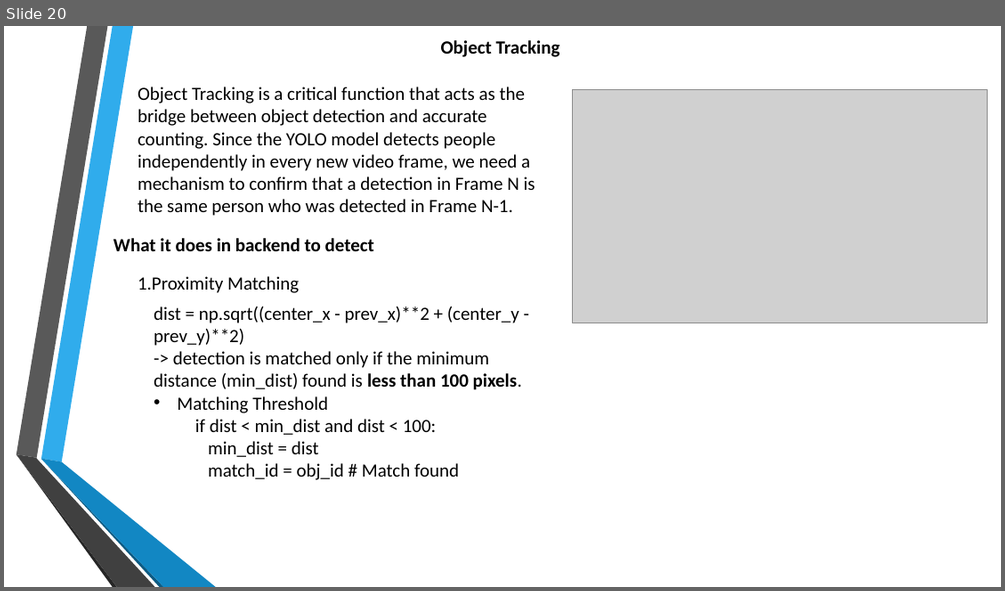
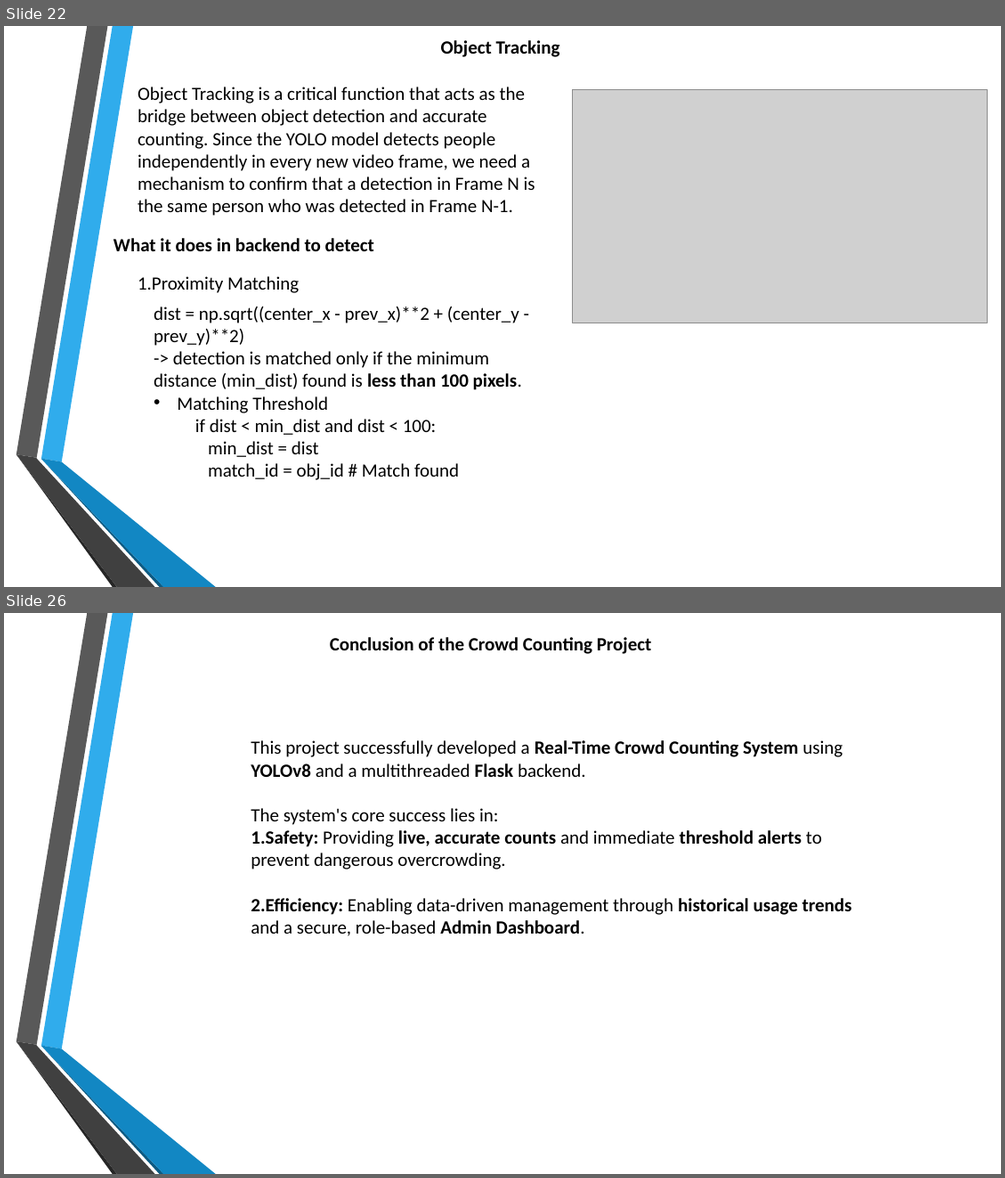
Before and after one commit to shanmuk27/infosys_crowdcount_october2025_Shanmuk, a slide deck: Crowd Count.pptx. Shown one above the other, each under a label of ours: slide 20 before the commit, slides 22 and 26 after it; the slides between them are not shown. The pictures are 1005x591 and 1005x1178 pixels, drawn with LibreOffice and Linux fonts; fonts in the diff are those of the drawing; grey boxes stand for pictures; background and template pictures are left out. Boxes give left, top, right and bottom in pixels: in the first picture for what was removed or moved away, otherwise in the second. Text is boxed around its words. In the diff, an @@ line names an element or a change of style, - is before the commit and + after.

```diff
--- a/Crowd Count.pptx
+++ b/Crowd Count.pptx
@@ slide 26 added at box(4, 613, 1001, 1174), background picture (left out); not listed: 6 template elements that a slide beside it also shows @@
@@ text added at box(330, 637, 652, 654), 18 pt, text #000000, bold @@
+Conclusion of the Crowd Counting Project
@@ text added at box(251, 740, 852, 936), 18 pt, text #000000 @@
+This project successfully developed a Real-Time Crowd Counting System using YOLOv8 and a multithreaded Flask backend.
+The system's core success lies in:
+1. Safety: Providing live, accurate counts and immediate threshold alerts to prevent dangerous overcrowding.
+2. Efficiency: Enabling data-driven management through historical usage trends and a secure, role-based Admin Dashboard.
@@ what was slide 20 is now slide 22 @@
```
Also in this commit, not shown: 3 slides changed, 5 other slides added, 1 slide removed.
